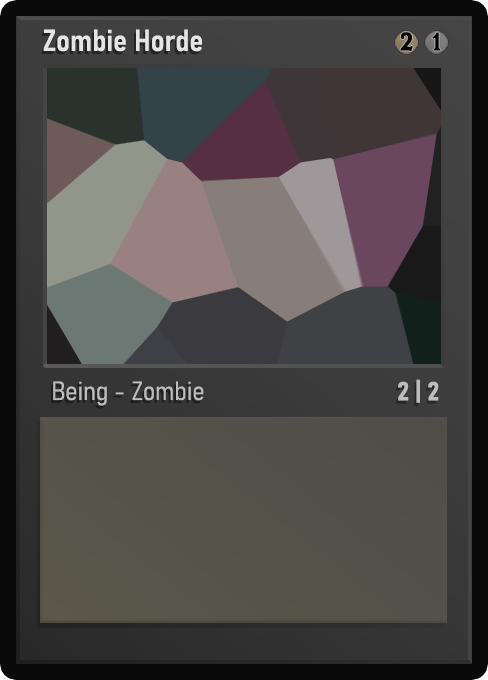
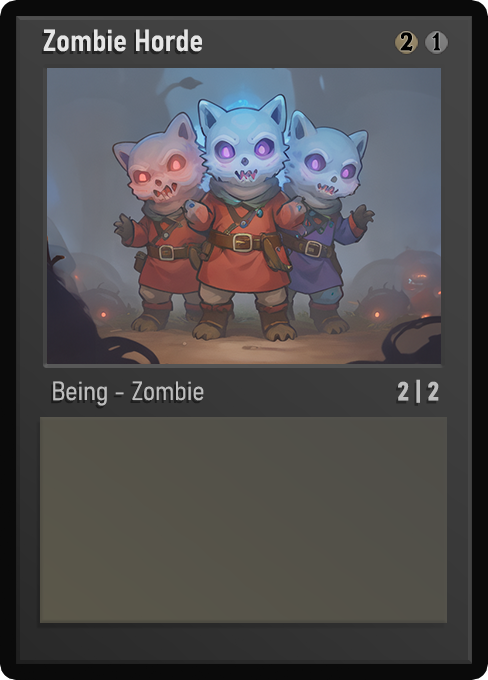
Layers edited between the first and the second 488 × 680 image:
painted on "Name" over [58, 35, 202, 52]
painted on "AtkDef" over [398, 382, 438, 390]
painted on "Class" over [53, 381, 204, 405]
painted on "Artwork" over [47, 68, 441, 364]
